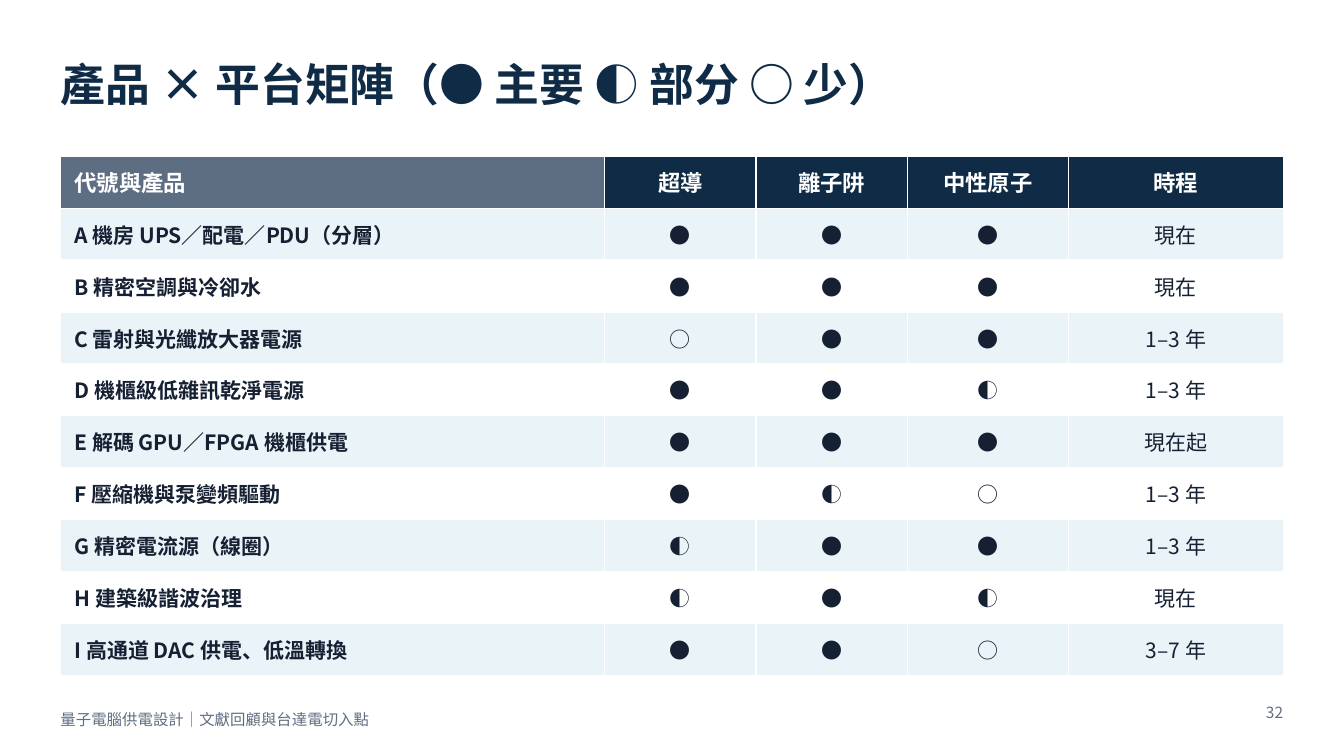
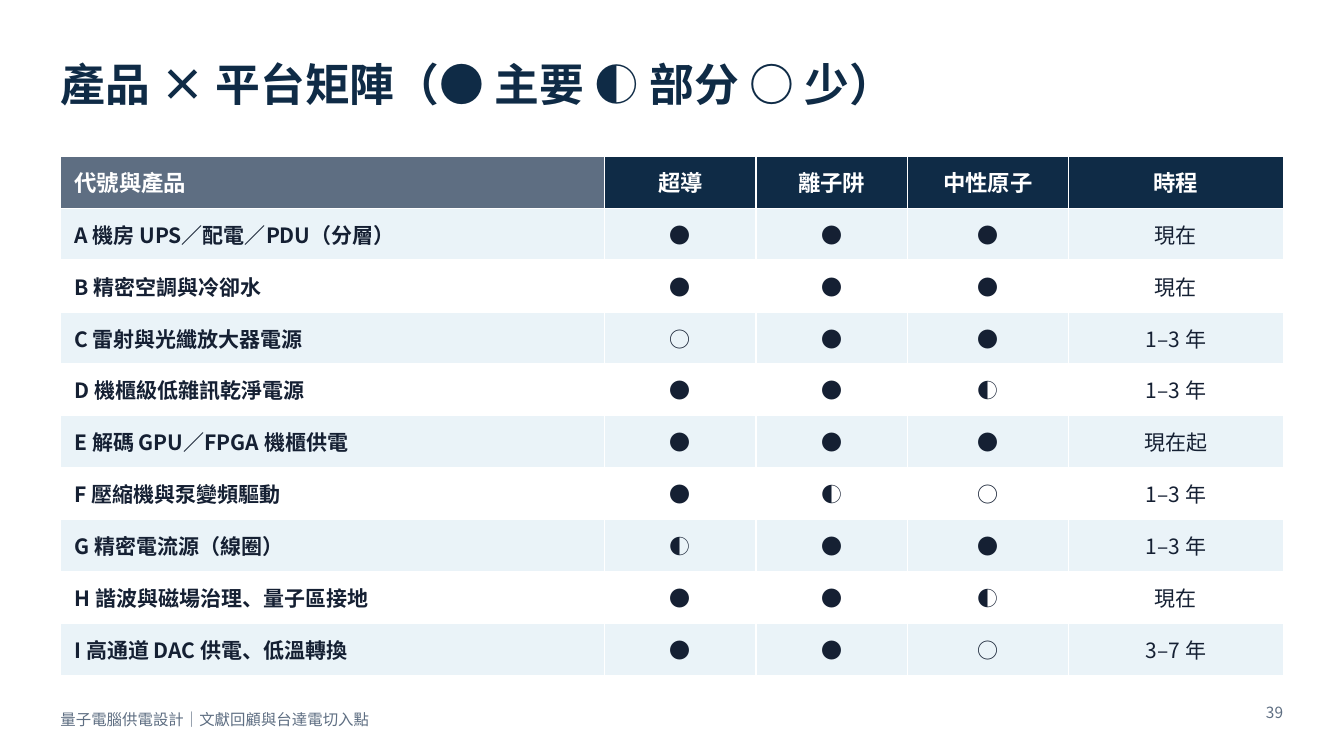
Before and after one commit to pcpcchen-coder/QuantumComputing, a slide deck: slide 39 of slides/output/qc-power-supply-delta.pptx (slide 32 before the commit). Drawn at 1344x756 pixels with LibreOffice and Linux fonts; fonts in the diff are those of the drawing. Boxes give left, top, right and bottom in pixels: in the first picture for what was removed or moved away, otherwise in the second. Text is boxed around its words. In the diff, an @@ line names an element or a change of style, - is before the commit and + after.

```diff
--- a/slides/output/qc-power-supply-delta.pptx
+++ b/slides/output/qc-power-supply-delta.pptx
@@ table at bbox=[60, 156, 1284, 667] @@
-row 9, column 1: H 建築級諧波治理
+row 9, column 1: H 諧波與磁場治理、量子區接地
-row 9, column 2: ◐
+row 9, column 2: ●
@@ page number at bbox=[1266, 706, 1283, 718]: text changed @@
-32
+39
```
Also in this commit, not shown: 2 other slides changed, 7 slides added, 5 other files.
